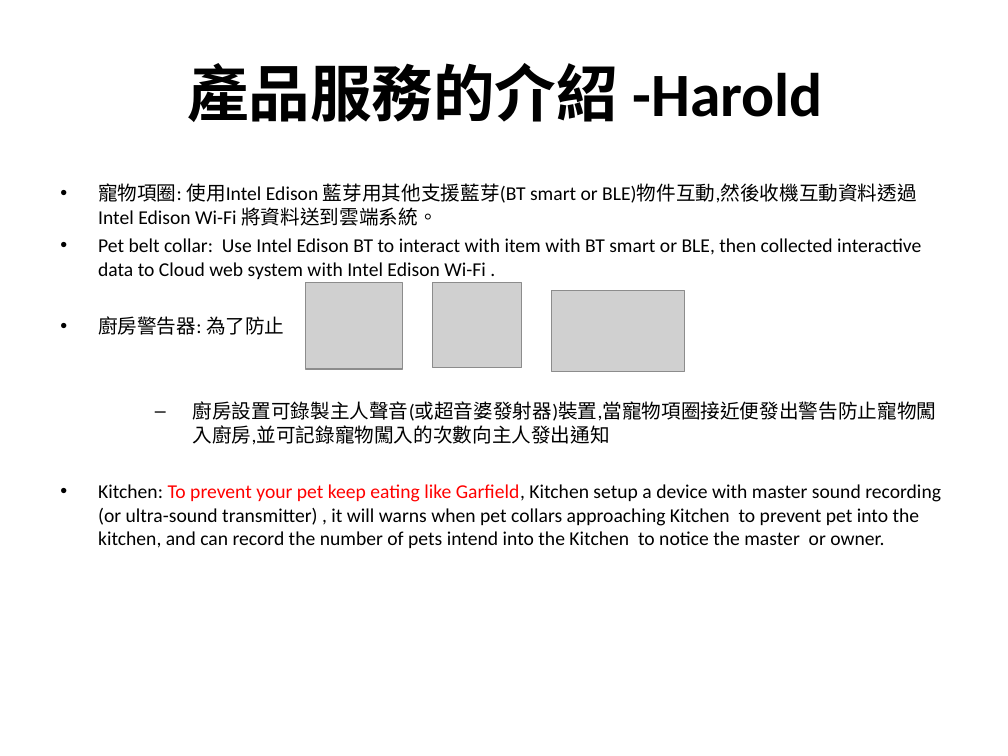
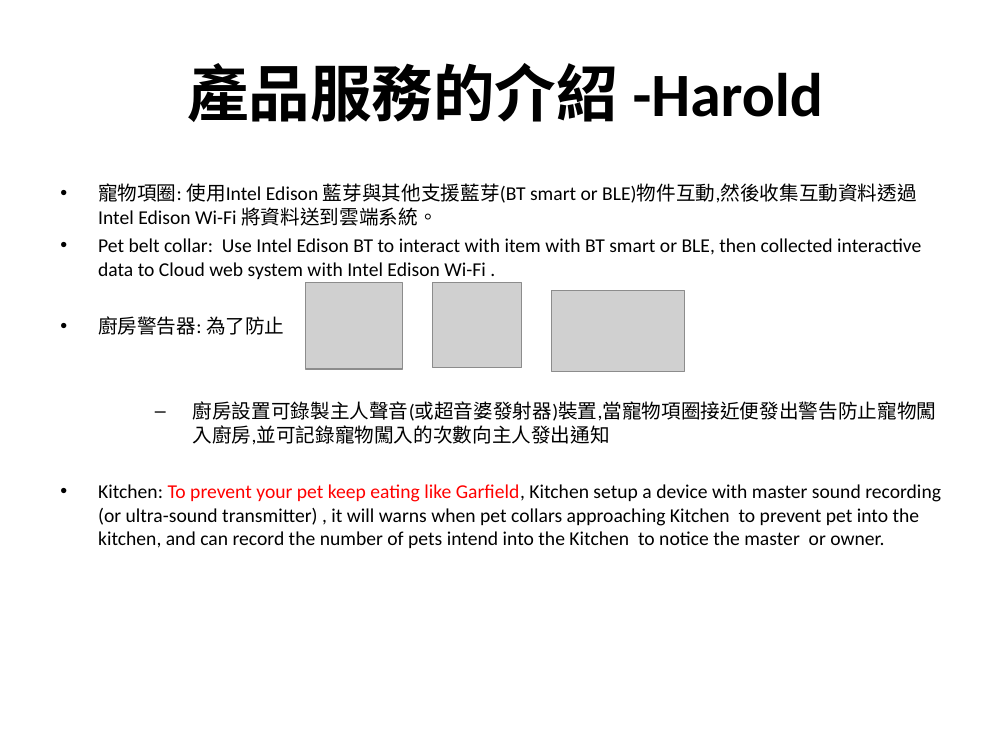
Before and after one commit to HaroldYang/ePetCareCloud, a slide deck: slide 5 of Doc/ePetCareCloud企劃案簡報.ppt. Drawn at 1008x756 pixels with LibreOffice and Linux fonts; fonts in the diff are those of the drawing; grey boxes stand for pictures; background and template pictures are left out. Boxes give left, top, right and bottom in pixels: in the first picture for what was removed or moved away, otherwise in the second. Text is boxed around its words. In the diff, an @@ line names an element or a change of style, - is before the commit and + after.

Commit message:
ePetCare Cloud presetation
ePetCare Cloud presetation fixed typo 20150511

```diff
--- a/Doc/ePetCareCloud企劃案簡報.ppt
+++ b/Doc/ePetCareCloud企劃案簡報.ppt
@@ text at [98, 183, 917, 226]: text changed @@
-  • 寵物項圈: 使用Intel Edison 藍芽用其他支援藍芽(BT smart or BLE)物件互動,然後收機互動資料透過Intel Edison Wi-Fi 將資料送到雲端系統。
+  • 寵物項圈: 使用Intel Edison 藍芽與其他支援藍芽(BT smart or BLE)物件互動,然後收集互動資料透過Intel Edison Wi-Fi 將資料送到雲端系統。
```
